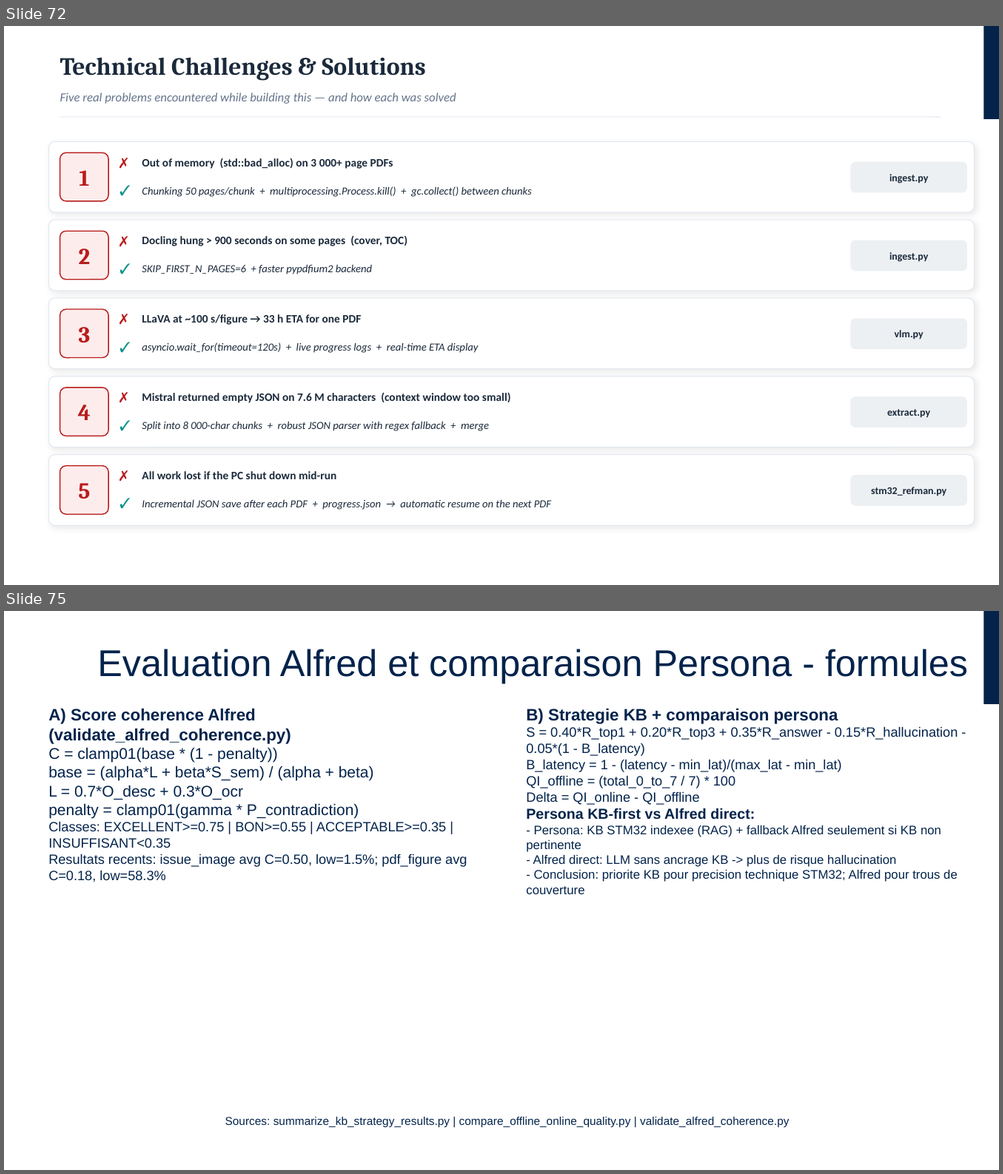
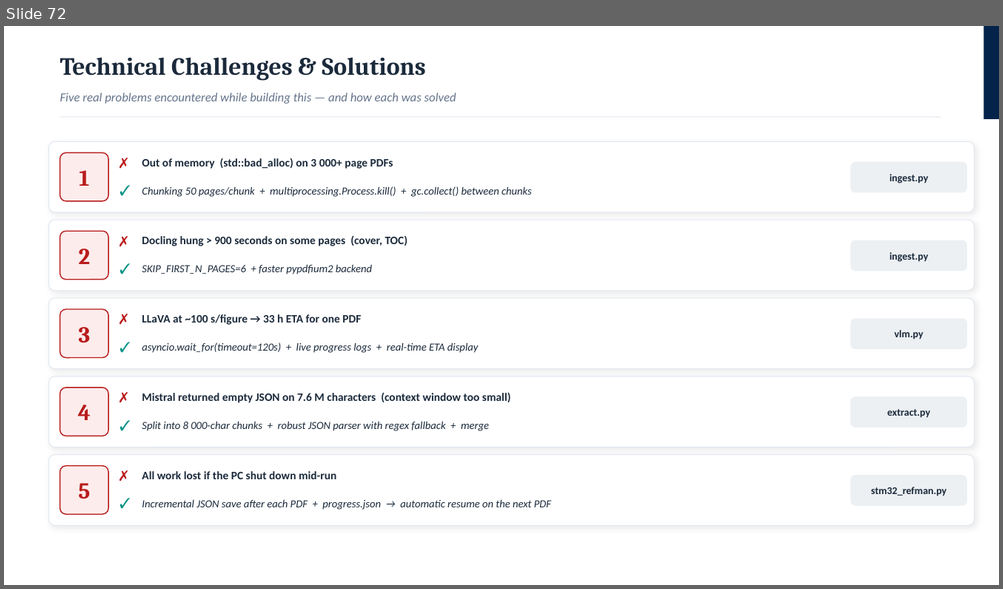
Before and after one commit to ALABSTM/stm32cube-gh-kb-pipeline, a slide deck: docs/STM32Cube_worshopF1.pptx. Shown one above the other, each under a label of ours: slides 72 and 75 before the commit, slide 72 after it; the slides between them are not shown. The pictures are 1003x1174 and 1003x589 pixels, drawn with LibreOffice and Linux fonts; fonts in the diff are those of the drawing; background and template pictures are left out. Boxes give left, top, right and bottom in pixels: in the first picture for what was removed or moved away, otherwise in the second. Text is boxed around its words. In the diff, an @@ line names an element or a change of style, - is before the commit and + after.

```diff
--- a/docs/STM32Cube_worshopF1.pptx
+++ b/docs/STM32Cube_worshopF1.pptx
@@ slide 75 removed at (x1=4, y1=611, x2=999, y2=1170), background #FFFFFF; not listed: 1 template element that a slide beside it also shows @@
@@ title removed at (x1=97, y1=649, x2=967, y2=684) @@
-Evaluation Alfred et comparaison Persona - formules
@@ text removed at (x1=48, y1=708, x2=466, y2=883) @@
-A) Score coherence Alfred (validate_alfred_coherence.py)
-C = clamp01(base * (1 - penalty))
-base = (alpha*L + beta*S_sem) / (alpha + beta)
-L = 0.7*O_desc + 0.3*O_ocr
-penalty = clamp01(gamma * P_contradiction)
-Classes: EXCELLENT>=0.75 | BON>=0.55 | ACCEPTABLE>=0.35 | INSUFFISANT<0.35
-Resultats recents: issue_image avg C=0.50, low=1.5%; pdf_figure avg C=0.18, low=58.3%
@@ text removed at (x1=526, y1=708, x2=958, y2=894) @@
-B) Strategie KB + comparaison persona
-S = 0.40*R_top1 + 0.20*R_top3 + 0.35*R_answer - 0.15*R_hallucination - 0.05*(1 - B_latency)
-B_latency = 1 - (latency - min_lat)/(max_lat - min_lat)
-QI_offline = (total_0_to_7 / 7) * 100
-Delta = QI_online - QI_offline
-Persona KB-first vs Alfred direct:
-- Persona: KB STM32 indexee (RAG) + fallback Alfred seulement si KB non pertinente
-- Alfred direct: LLM sans ancrage KB -> plus de risque hallucination
-- Conclusion: priorite KB pour precision technique STM32; Alfred pour trous de couverture
@@ text removed at (x1=225, y1=1117, x2=788, y2=1128) @@
-Sources: summarize_kb_strategy_results.py | compare_offline_online_quality.py | validate_alfred_coherence.py
```
Also in this commit, not shown: 3 slides changed, 2 other slides removed, 3 other files.
